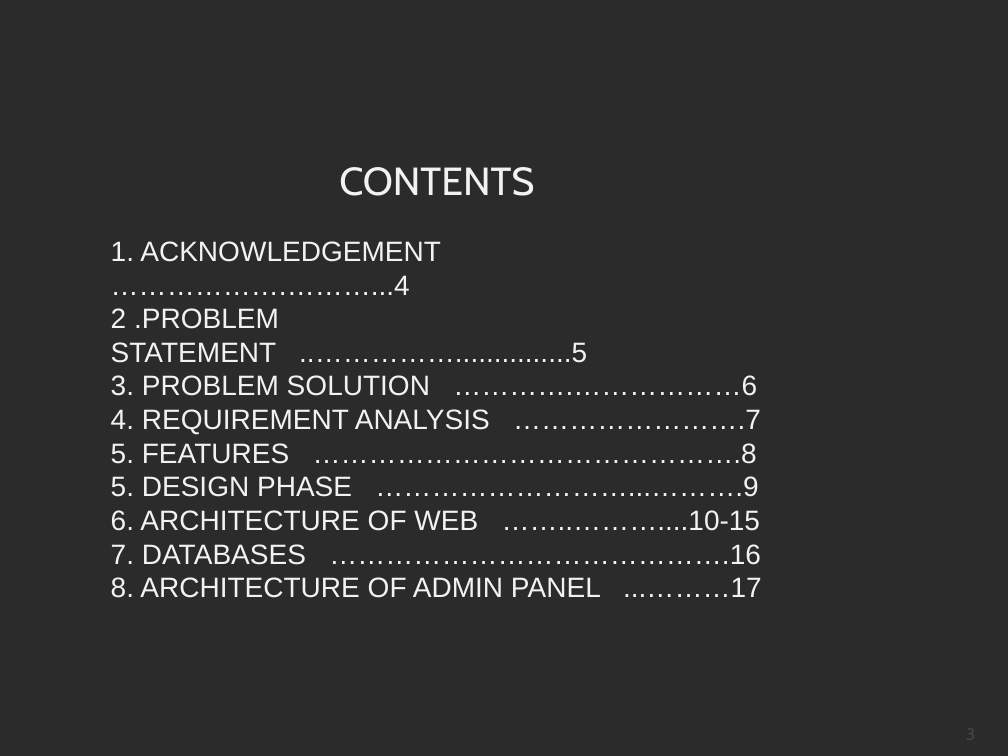
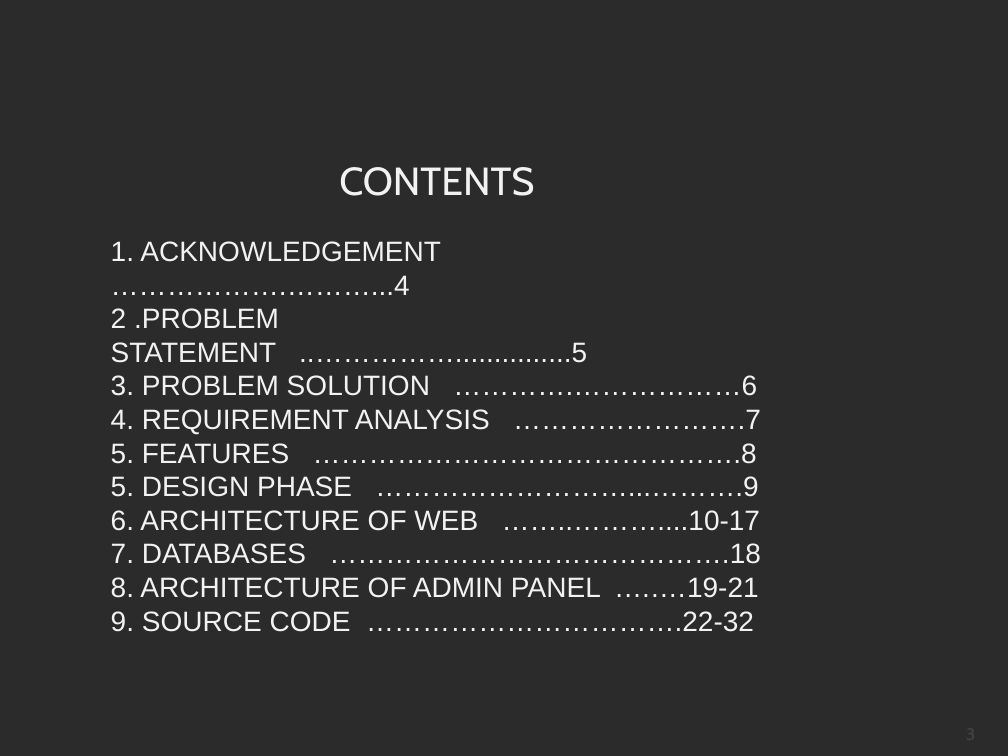
Before and after one commit to Charles-Stephen/Movie_EPROJECT, a slide deck: slide 3 of mydocs/Document.pptx. Drawn at 1008x756 pixels with LibreOffice and Linux fonts; fonts in the diff are those of the drawing; background and template pictures are left out; a plain dark background stands for a picture behind light text. Boxes give left, top, right and bottom in pixels: in the first picture for what was removed or moved away, otherwise in the second. Text is boxed around its words. In the diff, an @@ line names an element or a change of style, - is before the commit and + after.

```diff
--- a/mydocs/Document.pptx
+++ b/mydocs/Document.pptx
@@ text at <box>111,510,761,632</box>: text changed @@
-6. ARCHITECTURE OF WEB ……..………....10-15
-7. DATABASES …………………………………….16
-8. ARCHITECTURE OF ADMIN PANEL ...………17
+6. ARCHITECTURE OF WEB ……..………....10-17
+7. DATABASES …………………………………….18
+8. ARCHITECTURE OF ADMIN PANEL .….…19-21
+9. SOURCE CODE …………………………….22-32
```
Also in this commit, not shown: 1 other slide changed, 14 slides added.
